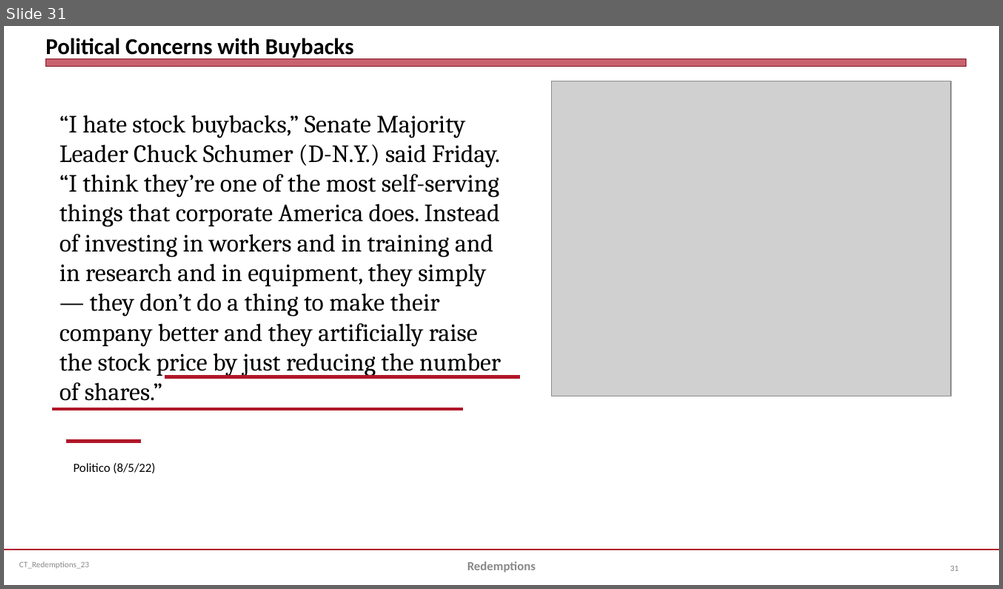
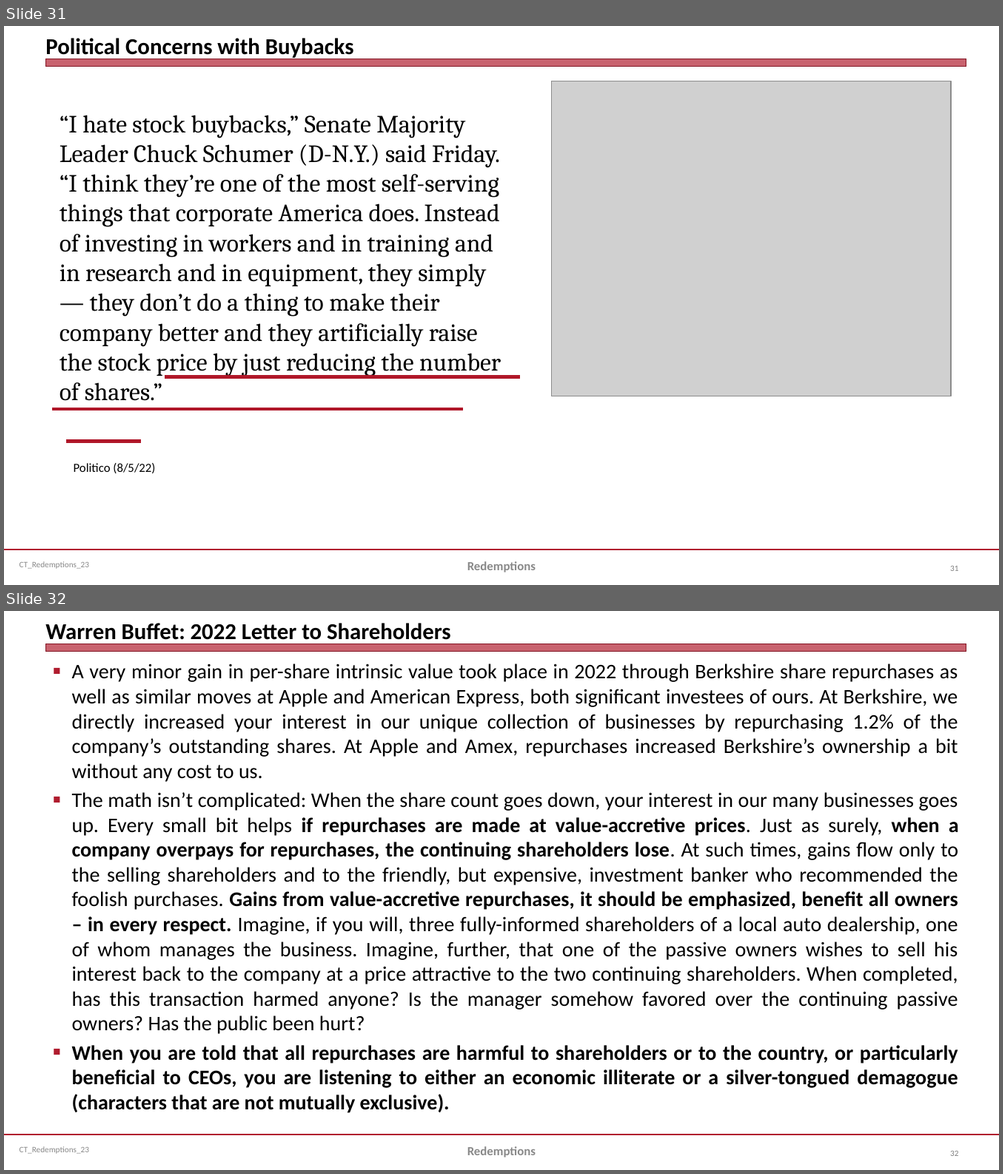
Before and after one commit to jmc877/Corporate-Tax, a slide deck: slides/CT_Redemptions_23.pptx. Shown one above the other, each under a label of ours: slide 31 before the commit, slides 31 and 32 after it. The pictures are 1003x589 and 1003x1174 pixels, drawn with LibreOffice and Linux fonts; fonts in the diff are those of the drawing; grey boxes stand for pictures. Boxes give left, top, right and bottom in pixels: in the first picture for what was removed or moved away, otherwise in the second. Text is boxed around its words. In the diff, an @@ line names an element or a change of style, - is before the commit and + after.

```diff
--- a/slides/CT_Redemptions_23.pptx
+++ b/slides/CT_Redemptions_23.pptx
@@ slide 32 added at box(4, 611, 999, 1170), background #FFFFFF; not listed: 3 template elements that a slide beside it also shows @@
@@ title added at box(45, 623, 451, 645), 22 pt, text #000000, bold @@
+Warren Buffet: 2022 Letter to Shareholders
@@ text added at box(72, 664, 959, 1113), 20 pt, text #000000 @@
+■ A very minor gain in per-share intrinsic value took place in 2022 through Berkshire share repurchases as well as similar moves at Apple and American Express, both significant investees of ours. At Berkshire, we directly increased your interest in our unique collection of businesses by repurchasing 1.2% of the company’s outstanding shares. At Apple and Amex, repurchases increased Berkshire’s ownership a bit without any cost to us.
+■ The math isn’t complicated: When the share count goes down, your interest in our many businesses goes up. Every small bit helps if repurchases are made at value-accretive prices. Just as surely, when a company overpays for repurchases, the continuing shareholders lose. At such times, gains flow only to the selling shareholders and to the friendly, but expensive, investment banker who recommended the foolish purchases. Gains from value-accretive repurchases, it should be emphasized, benefit all owners – in every respect. Imagine, if you will, three fully-informed shareholders of a local auto dealership, one of whom manages the business. Imagine, further, that one of the passive owners wishes to sell his interest back to the company at a price attractive to the two continuing shareholders. When completed, has this transaction harmed anyone? Is the manager somehow favored over the continuing passive owners? Has the public been hurt?
+■ When you are told that all repurchases are harmful to shareholders or to the country, or particularly beneficial to CEOs, you are listening to either an economic illiterate or a silver-tongued demagogue (characters that are not mutually exclusive).
@@ text added at box(467, 1147, 535, 1158), 12 pt, text #898989, bold @@
+Redemptions
@@ page number added at box(950, 1151, 958, 1156), 8 pt, text #808080 @@
+32
```
Also in this commit, not shown: 5 other files.
